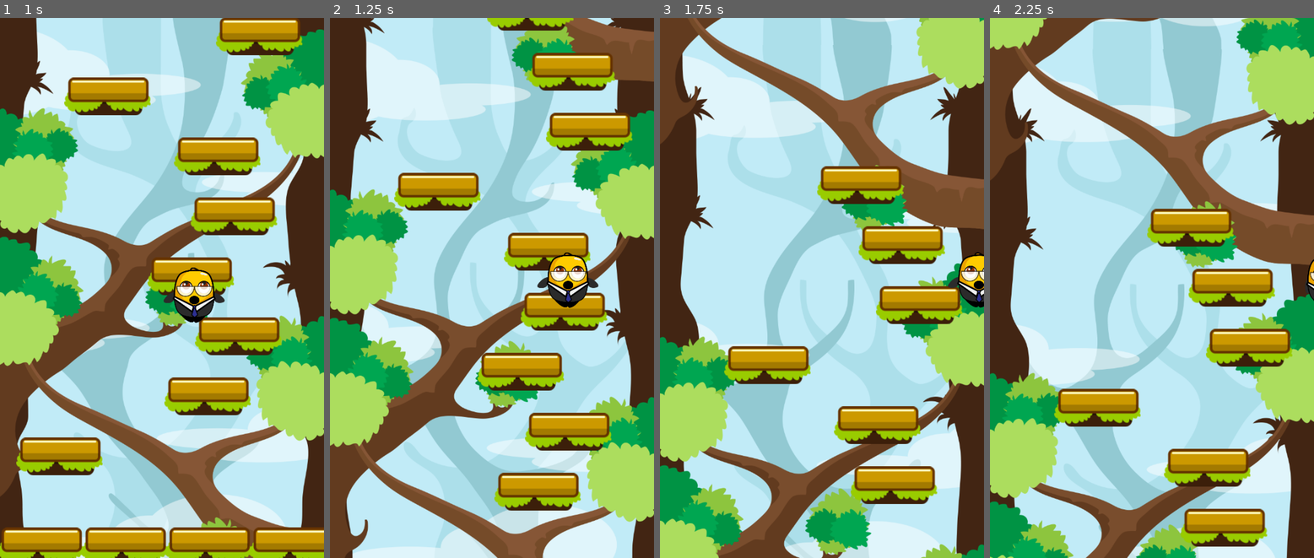
Above: before the commit, frames 1-4 (left to right).
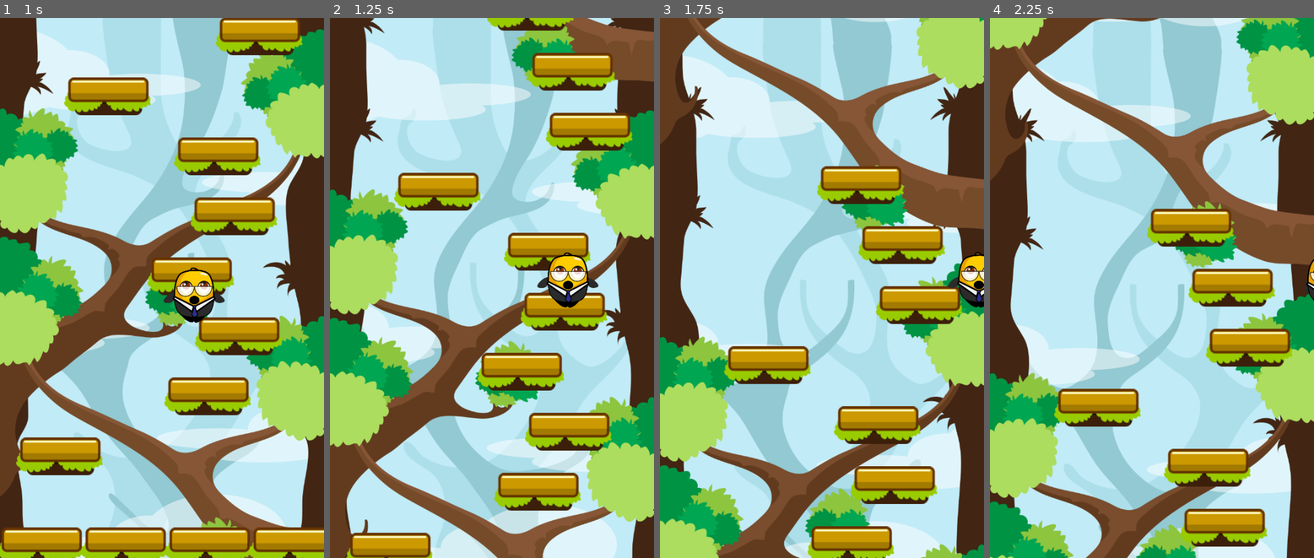
Above: after the commit, the same moments.

Repository: josh-W42/infinite-jumper-clone
Game: Godot game, scene res://scenes/game.tscn
Same seed, same stepped clock (60 frames per second), same inputs: the game is played once before the commit and once after it.
Inputs:
- Up to frame 1 (1 s): hold D (move_right) from 0.53 s (still down)
- Up to frame 2 (1.25 s): keep holding D (move_right)
- Up to frame 3 (1.75 s): release D (move_right) at 1.28 s; hold A (move_left) from 1.28 s (still down)
- Up to frame 4 (2.25 s): release A (move_left) at 2.03 s; hold D (move_right) from 2.03 s (still down)

Frame 1 is identical in both runs. In frame 2, 1.2% of the frame differs, in the area x 5-32%, y 95-100%; in frame 3, 1.5%, in the area x 45-73%, y 94-100%; in frame 4, nothing differs.

Commit message:
Adjusted destroyer collission shape height so that platforms don't disapear within the viewport

Diff:
--- a/scripts/game_camera.gd
+++ b/scripts/game_camera.gd
@@ -41,6 +41,6 @@
 	destroyer.position.y = viewport_size.y / 2
 
 	var rect_shape: RectangleShape2D = RectangleShape2D.new()
-	var rect_shape_size: Vector2 = Vector2(viewport_size.x, 200)
+	var rect_shape_size: Vector2 = Vector2(viewport_size.x, 50)
 	rect_shape.set_size(rect_shape_size)
 	destroyer_collision.shape = rect_shape
